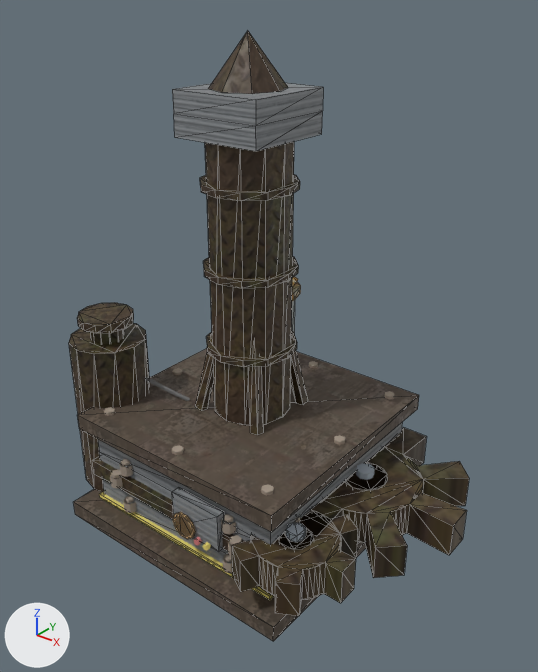
Before and after pictures for a commit that changed the glTF model buildings/drill/models/drill.glb.
Before and after are seen from a camera (50 mm lens) standing at (1.88, -2.23, 2.31) and looking at (0.14, -0.05, 0.96). Arrows for +X, +Y and +Z are at lower left; the lights stay in place. The older version comes first. Mesh edges are drawn as thin lines on the coarser meshes. Where no turn or scale is listed for an object, it has been applied to the vertices.

The first picture shows 'Band', 'BasePlatform', 'Body', 'ConeTip', 'ControlPanel', 'Derrick', 'DerrickCap', 'MainGear', 'PistonHead', 'PistonSleeve', 'Roof', 'SmallGear' and 30 more.
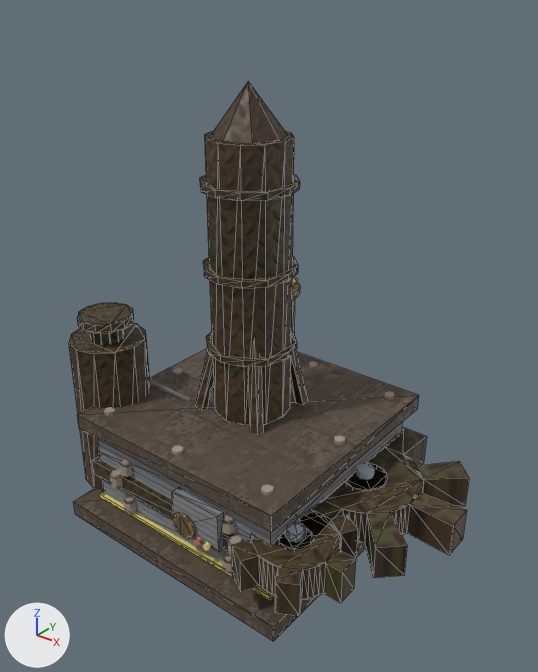
Location of each change, (x1, y1, x2, y2) in pixels of the pictures (538 x 672 px):
'DerrickCap', deleted: before (172, 83, 323, 151)
'ConeTip', moved: before (208, 31, 288, 94); after (210, 81, 288, 144)

Diff of the bpy script that builds the scene:
```diff
--- a/buildings/drill/models/drill.glb.py
+++ b/buildings/drill/models/drill.glb.py
@@ ob_conetip @@
 ob_conetip = bpy.data.objects.new('ConeTip', me_cone)
-ob_conetip.location = (0.0, 0.0, 1.925)
+ob_conetip.location = (0.0, 0.0, 1.75)
@@ ob_derrickcap @@
-ob_derrickcap = bpy.data.objects.new('DerrickCap', me_box_004)
-ob_derrickcap.location = (0.0, 0.0, 1.75)
```
